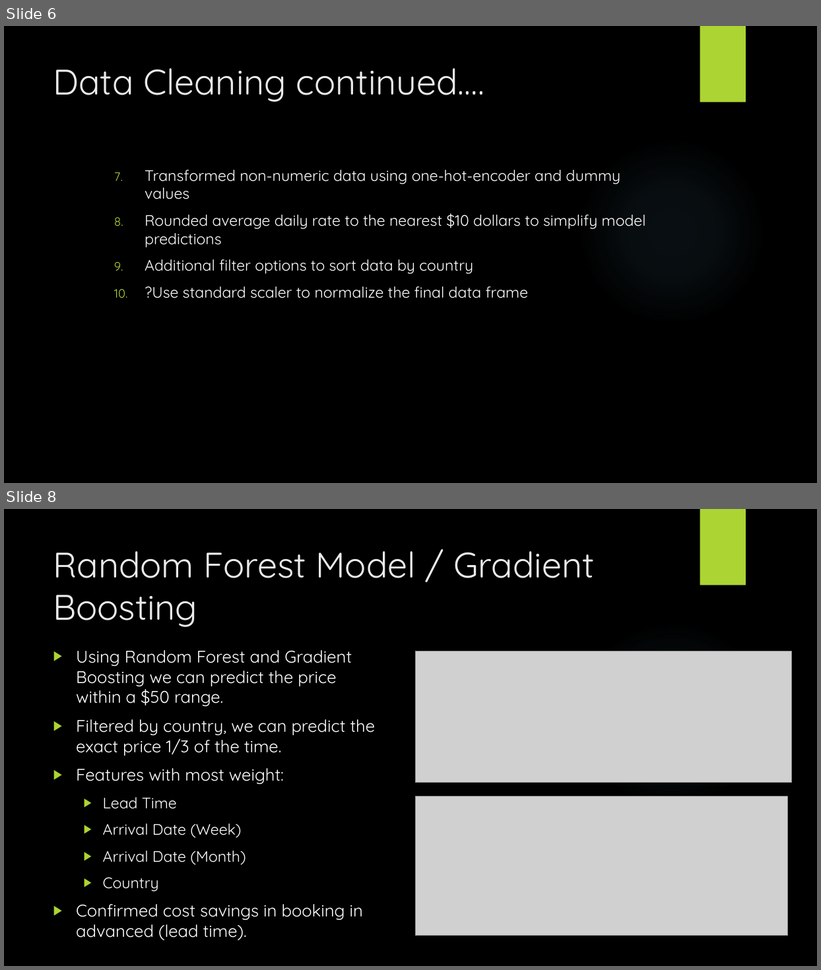
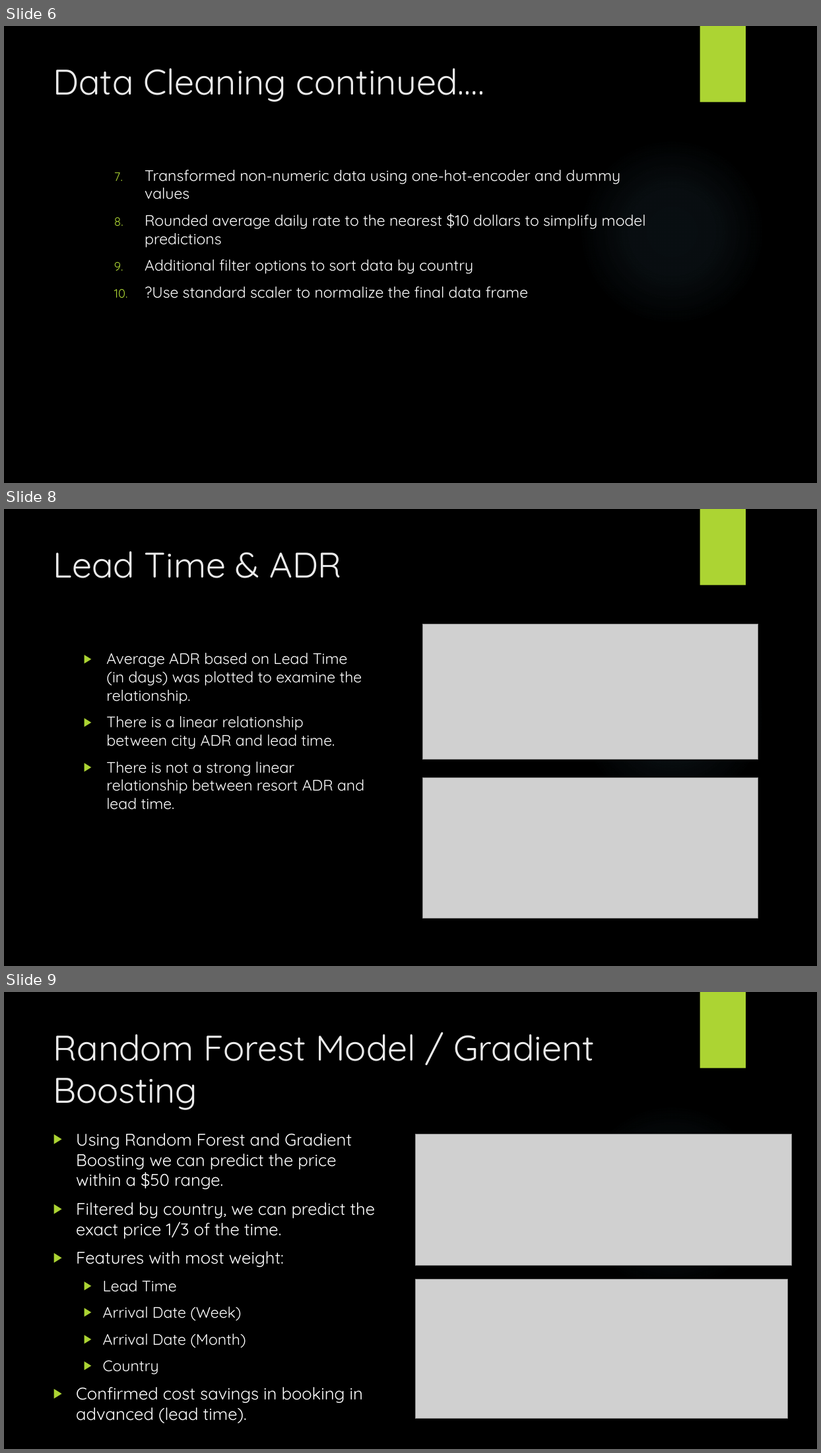
Before and after one commit to johnmyronmillar/HotelPricePredictor, a slide deck: Project_Presentation.pptx. Shown one above the other, each under a label of ours: slides 6 and 8 before the commit, slides 6, 8 and 9 after it; the slides between them are not shown. The pictures are 821x970 and 821x1453 pixels, drawn with LibreOffice and Linux fonts; fonts in the diff are those of the drawing; grey boxes stand for pictures; background and template pictures are left out. Boxes give left, top, right and bottom in pixels: in the first picture for what was removed or moved away, otherwise in the second. Text is boxed around its words. In the diff, an @@ line names an element or a change of style, - is before the commit and + after.

```diff
--- a/Project_Presentation.pptx
+++ b/Project_Presentation.pptx
@@ slide 8 added at box(4, 509, 817, 966), background picture (left out); not listed: 2 template elements that a slide beside it also shows @@
@@ title added at box(54, 551, 342, 578), 42 pt, text #EBEBEB @@
+Lead Time & ADR
@@ picture added at box(422, 624, 758, 760) @@
@@ text added at box(106, 653, 364, 810), 18 pt, text #FFFFFF @@
+▶ Average ADR based on Lead Time (in days) was plotted to examine the relationship.
+▶ There is a linear relationship between city ADR and lead time.
+▶ There is not a strong linear relationship between resort ADR and lead time.
@@ picture added at box(422, 778, 758, 918) @@
@@ what was slide 8 is now slide 9 @@
```
Also in this commit, not shown: 4 slides changed, 2 other slides added, 2 slides removed, 6 other files.
